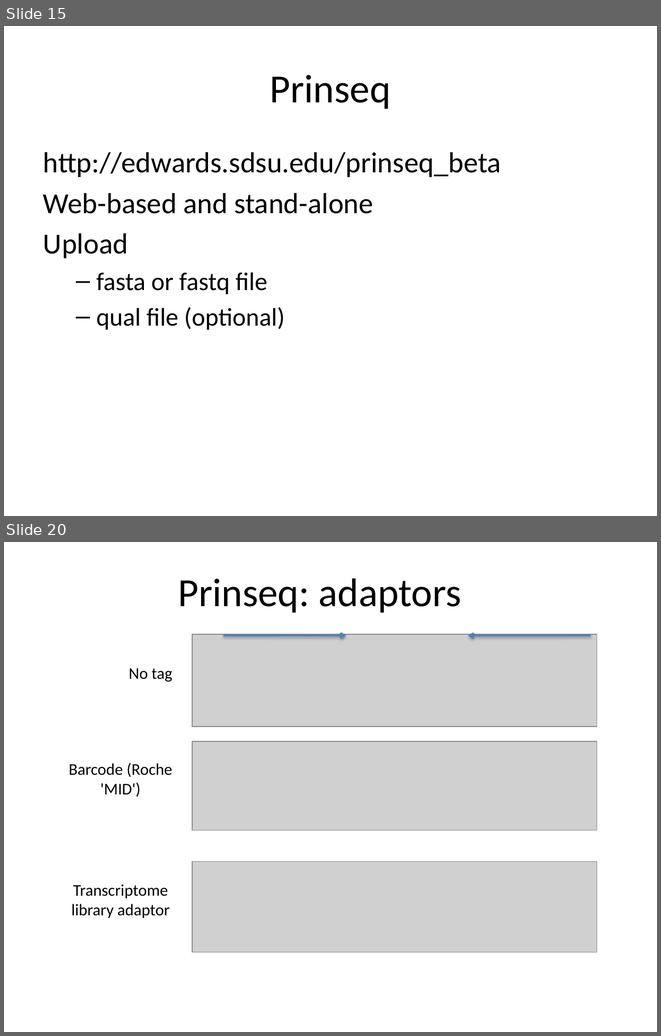
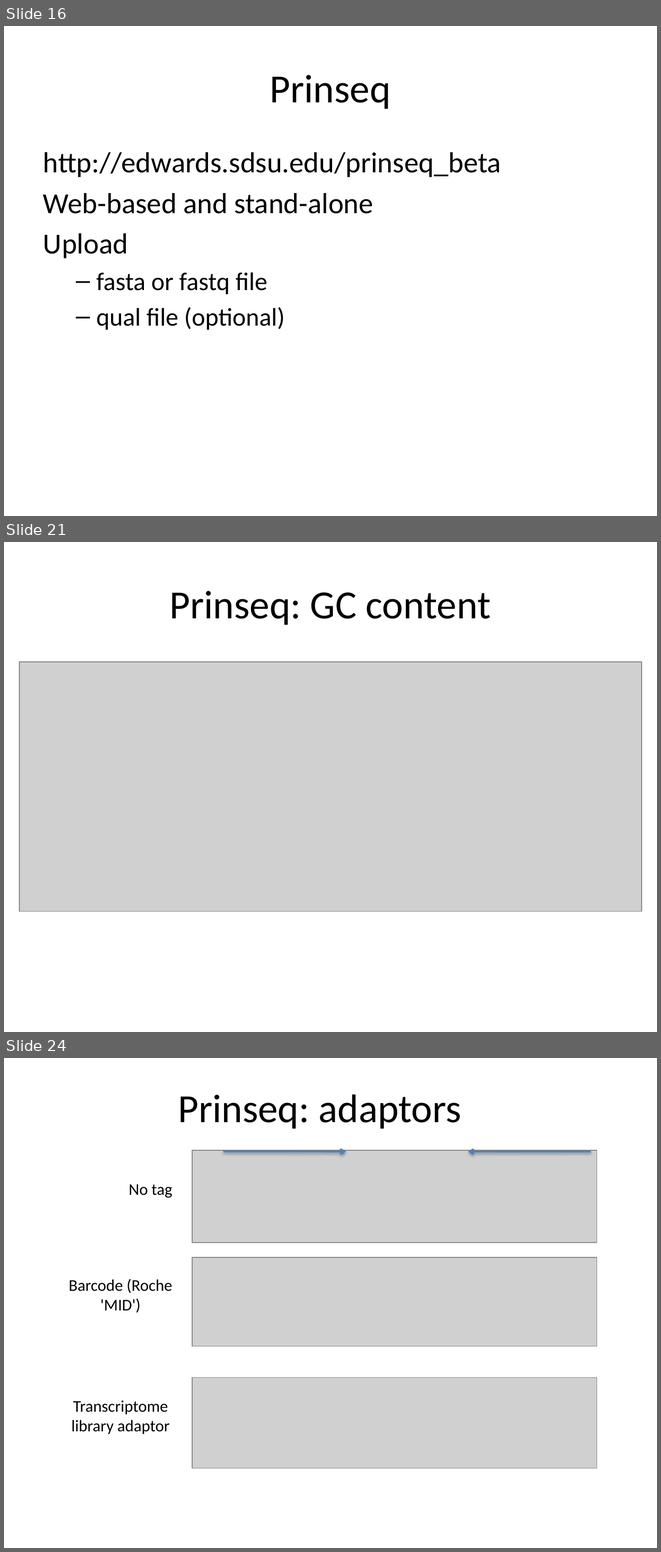
Before and after one commit to lexnederbragt/denovo-assembly-tutorial, a slide deck: presentations/Practical_1_preparing_and_QC_of_sequence_ data.pptx. Shown one above the other, each under a label of ours: slides 15 and 20 before the commit, slides 16, 21 and 24 after it; the slides between them are not shown. The pictures are 661x1036 and 661x1552 pixels, drawn with LibreOffice and Linux fonts; fonts in the diff are those of the drawing; grey boxes stand for pictures. Boxes give left, top, right and bottom in pixels: in the first picture for what was removed or moved away, otherwise in the second. Text is boxed around its words. In the diff, an @@ line names an element or a change of style, - is before the commit and + after.

```diff
--- a/presentations/Practical_1_preparing_and_QC_of_sequence_ data.pptx
+++ b/presentations/Practical_1_preparing_and_QC_of_sequence_ data.pptx
@@ slide 21 added at <box>4,542,657,1032</box>, background #FFFFFF @@
@@ title added at <box>170,591,491,625</box>, 44 pt, text #000000 @@
+Prinseq: GC content
@@ picture added at <box>20,661,642,911</box> @@
@@ what was slide 15 is now slide 16 @@
@@ what was slide 20 is now slide 24 @@
```
Also in this commit, not shown: 9 slides changed, 2 other slides added, 1 slide removed.
